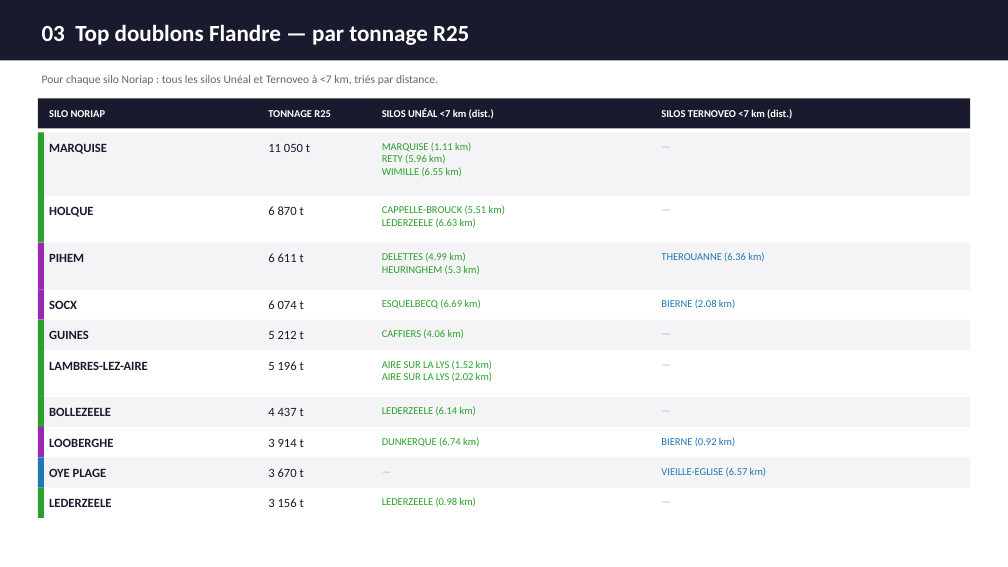
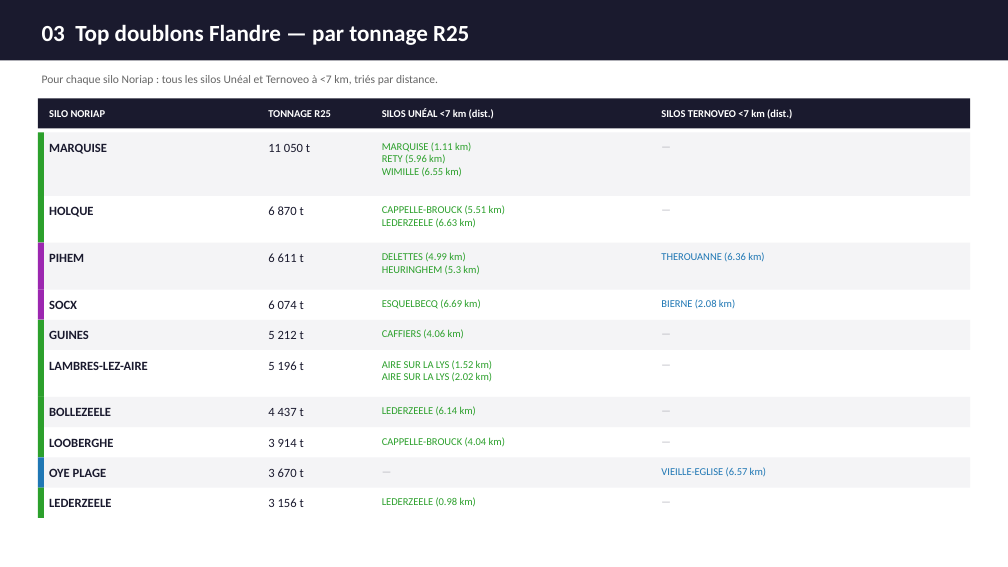
Before and after one commit to BOHG59/zone-flandres-carte, a slide deck: slide 4 of fusion_flandre_codir.pptx. Drawn at 1008x567 pixels with LibreOffice and Linux fonts; fonts in the diff are those of the drawing. Boxes give left, top, right and bottom in pixels: in the first picture for what was removed or moved away, otherwise in the second. Text is boxed around its words. In the diff, an @@ line names an element or a change of style, - is before the commit and + after.

```diff
--- a/fusion_flandre_codir.pptx
+++ b/fusion_flandre_codir.pptx
@@ rectangle at box(38, 427, 44, 457): fill #9C27B0 to #2CA02C @@
@@ text at box(382, 437, 505, 447): text changed @@
-DUNKERQUE (6.74 km)
+CAPPELLE-BROUCK (4.04 km)
@@ text at box(661, 437, 735, 446): text changed; text colour #1F77B4 to #B0B0B8 @@
-BIERNE (0.92 km)
+—
```
Also in this commit, not shown: 4 other slides changed, 5 other files.
